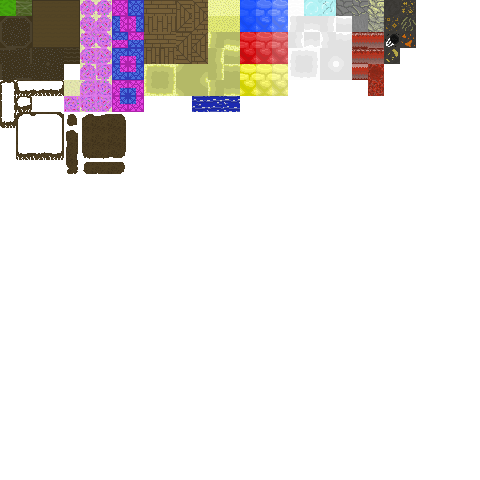
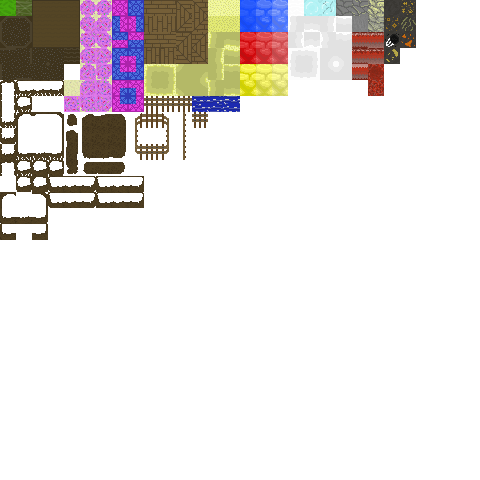
Layered file, before and after one edit (480x480). Changes by layer:
painted on "Layer 0" over [0, 96, 208, 240]
